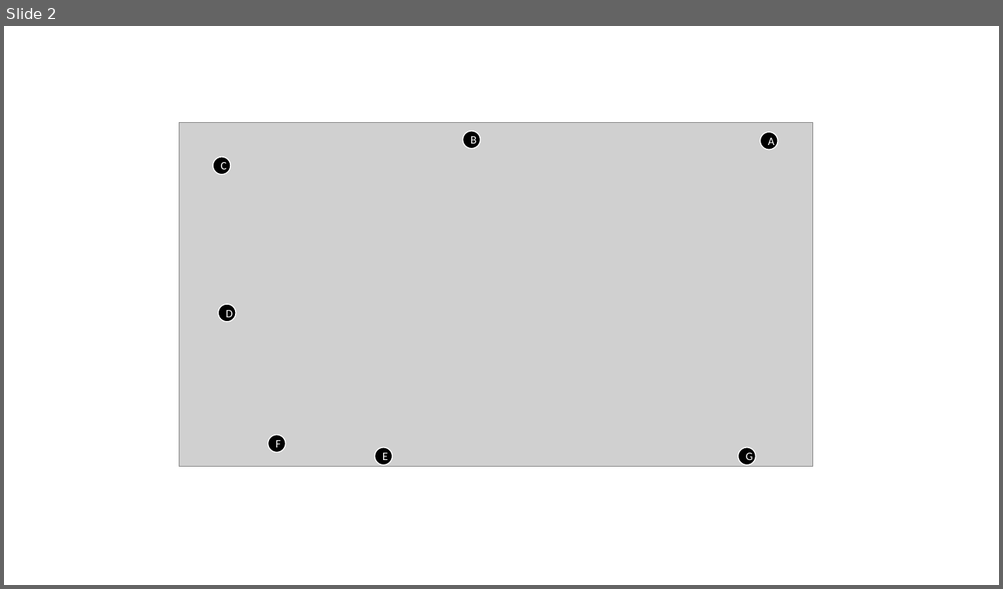
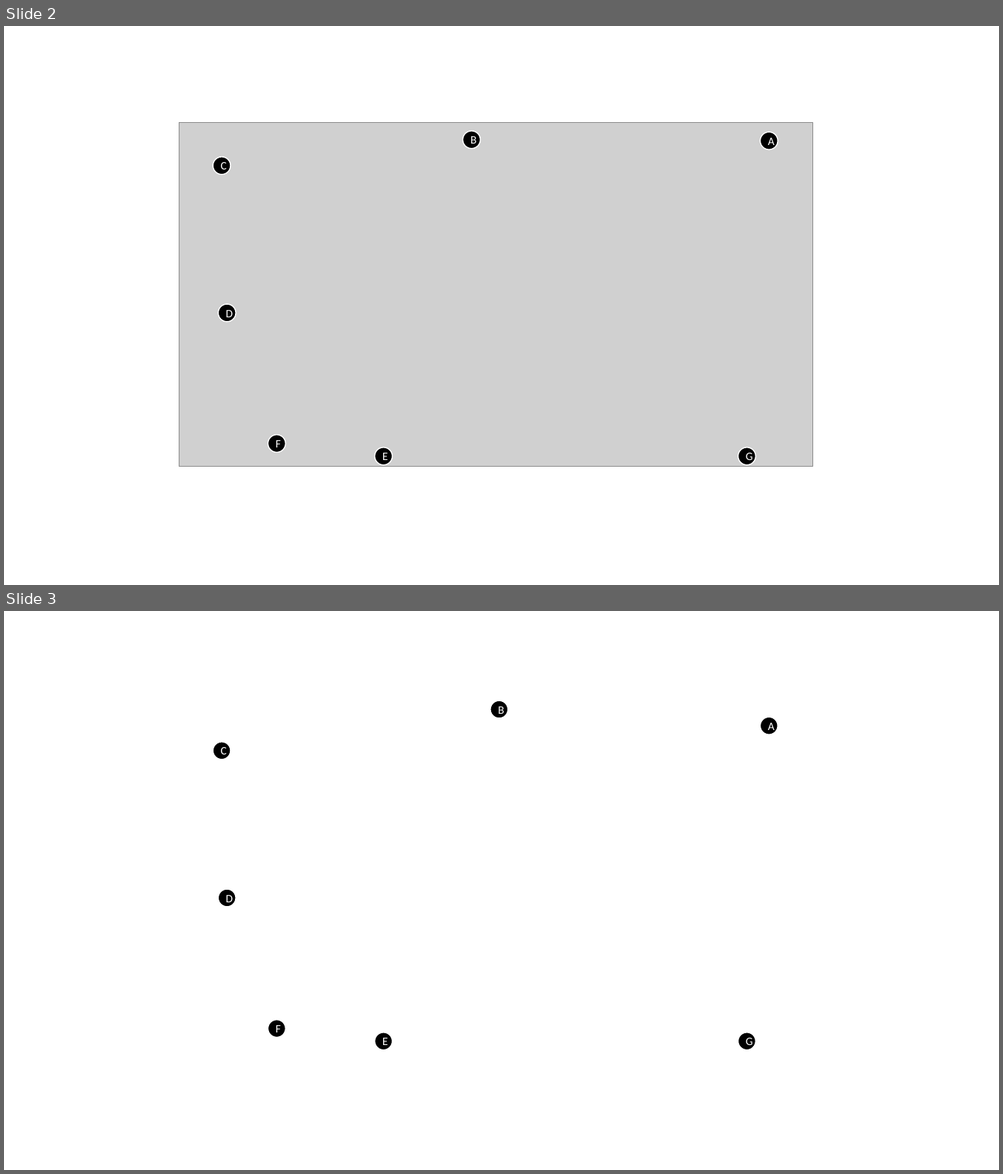
Before and after one commit to IvanComp/COORDINATE-2.0, a slide deck: img/readme/ppt.pptx. Shown one above the other, each under a label of ours: slide 2 before the commit, slides 2 and 3 after it. The pictures are 1003x589 and 1003x1174 pixels, drawn with LibreOffice and Linux fonts; fonts in the diff are those of the drawing; grey boxes stand for pictures. Boxes give left, top, right and bottom in pixels: in the first picture for what was removed or moved away, otherwise in the second. Text is boxed around its words. In the diff, an @@ line names an element or a change of style, - is before the commit and + after.

```diff
--- a/img/readme/ppt.pptx
+++ b/img/readme/ppt.pptx
@@ slide 3 added at (x1=4, y1=611, x2=999, y2=1170), background #FFFFFF @@
@@ ellipse added at (x1=490, y1=701, x2=509, y2=718), fill #000000, outline #FFFFFF 1 pt, 11 pt, text #FFFFFF @@
+B
@@ ellipse added at (x1=760, y1=717, x2=778, y2=735), fill #000000, outline #FFFFFF 1 pt, 11 pt, text #FFFFFF @@
+A
@@ ellipse added at (x1=213, y1=742, x2=231, y2=760), fill #000000, outline #FFFFFF 1 pt, 11 pt, text #FFFFFF @@
+C
@@ ellipse added at (x1=218, y1=889, x2=236, y2=907), fill #000000, outline #FFFFFF 1 pt, 11 pt, text #FFFFFF @@
+D
@@ ellipse added at (x1=268, y1=1020, x2=286, y2=1038), fill #000000, outline #FFFFFF 1 pt, 11 pt, text #FFFFFF @@
+F
@@ ellipse added at (x1=375, y1=1033, x2=392, y2=1051), fill #000000, outline #FFFFFF 1 pt, 11 pt, text #FFFFFF @@
+E
@@ ellipse added at (x1=738, y1=1033, x2=756, y2=1051), fill #000000, outline #FFFFFF 1 pt, 11 pt, text #FFFFFF @@
+G
```
Also in this commit, not shown: 1 other file.
